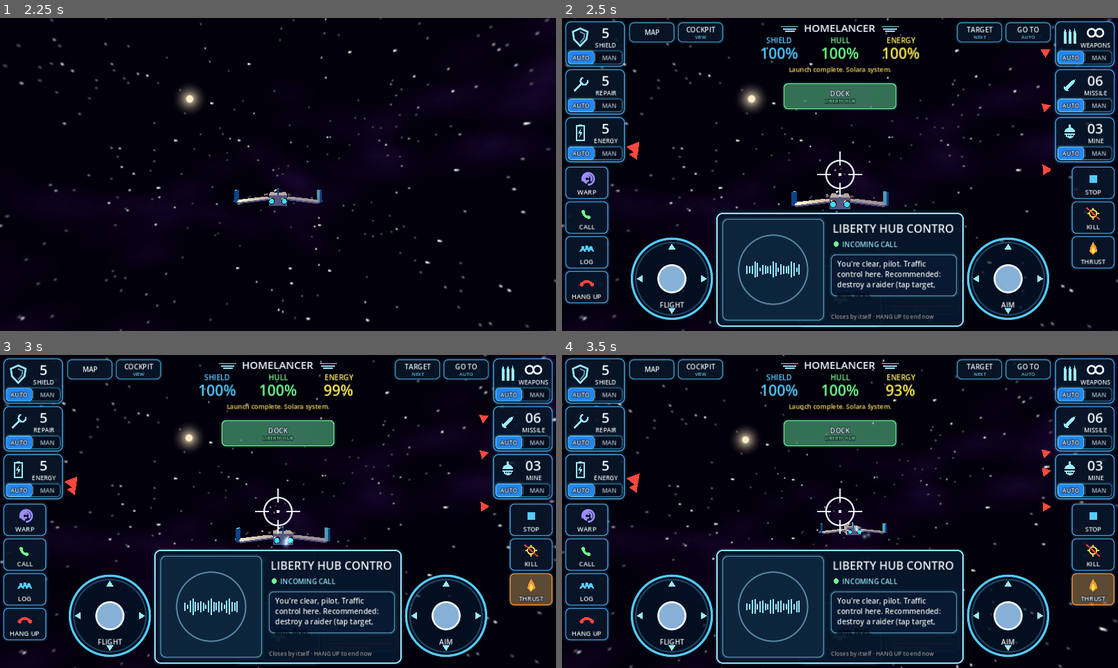
Above: before the commit, frames 1-4 (two rows, left to right).
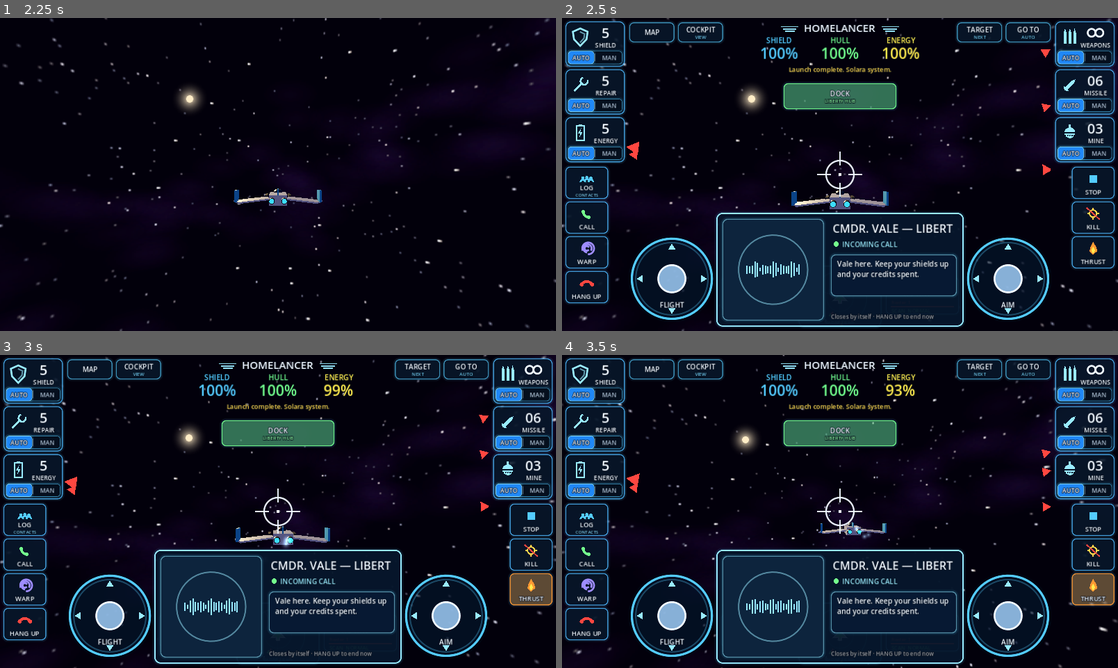
Above: after the commit, the same moments.

Repository: houawanych-pixel/homelancer-digital
Game: Godot game, scene res://main.tscn
Two runs of this game, one before a commit and one after it. Both use one fixed random seed, a clock stepped at 60 frames per second and the inputs below.
Inputs (mouse positions are in pixels of both pictures, inside the frame that each line leads up to):
- Up to frame 1 (2.25 s): click "START" at 0.5 s; move the mouse to (400, 158) at 1.27 s; hold D (strafe_right) 1.28-2 s; hold Space (fire) 1.28-2 s; click (400, 158) at 1.42 s; tap Enter at 2 s; drag from (166, 190) to (250, 237) at 2.02 s
- Up to frame 2 (2.5 s): no input
- Up to frame 3 (3 s): move the mouse to (333, 442) at 2.77 s; hold D (strafe_right) from 2.78 s (still down); hold Shift from 2.78 s (still down)
- Up to frame 4 (3.5 s): keep holding D (strafe_right); keep holding Shift; tap Space (fire) at 3.05 s

Frame 1 is identical in both runs. In frame 2, 1.5% of the frame differs, in the area x 2-71%, y 49-90%; in frame 3, 1.5%; in frame 4, 1.5%.

Commit message:
v1.2: LOG contacts pull-out, LOG/WARP swapped, characters you meet
- Left column order is now LOG, CALL, WARP, HANG UP.
- LOG slides out a CONTACTS tab: up to six people you've met with a
  portrait badge and mood (friendly / ENRAGED); tap one to call them.
- Six placeholder characters (station controllers, port master, cargo
  captain, raider and corsair leaders) join the roster as you play; enemy
  leaders become enraged after you destroy their wingmates and call you.
- CALL hails your target or the local controller directly.
- Route test 36/36 headless and in the Web build.

Co-Authored-By: Claude Opus 5.5 <noreply@anthropic.com>
Claude-Session: https://claude.ai/code/session_01FDyr11xhHYDvZm1jYzixp5

Diff:
--- a/scripts/autotest.gd
+++ b/scripts/autotest.gd
@@ -131,22 +131,22 @@
 	await _wait(0.5)
 	_check("First-person cockpit view", GS.view == "cockpit" and not s.model.visible)
 	await _shot("cockpit_view")
+	await _until(func(): return not main.hud.comms_open, 9.0) # launch call closes by itself
+	_check("Incoming call auto-closes; station controller met", not main.hud.comms_open and "vale" in GS.met)
 	_press("call")
-	await _wait(0.3)
-	var picker_ok: bool = main.hud.comms_mode == "picker" and main.hud.buttons.has("contact_0")
-	await _shot("intercom_contacts")
-	_press("contact_0")
-	await _wait(0.4)
-	_check("Intercom: call and hang up", picker_ok and main.hud.comms_mode == "talk")
+	await _wait(0.4)
+	_check("CALL talks to target/controller", main.hud.comms_mode == "talk")
 	await _shot("intercom_call")
 	_press("hangup")
-	await _wait(0.2)
-	_check("Hang up", not main.hud.comms_open)
+	_check("Hang up", not main.hud.comms_open or main.hud.comms_mode == "incoming")
 	_press("log")
-	await _wait(0.3)
-	_check("Comms log", main.hud.comms_mode == "log" and main.hud.history.size() > 0)
-	await _shot("comms_log")
-	_press("log")
+	await _wait(0.5)
+	_check("LOG pull-out contacts", main.hud.comms_mode == "roster" and main.hud.buttons.has("met_0"))
+	await _shot("contacts_tab")
+	_press("met_0")
+	await _wait(0.3)
+	_check("Call a contact from LOG", main.hud.comms_mode == "talk")
+	_press("hangup")
 	_press("mode_mine_manual")
 	var mines0 := GS.mines
 	_press("sys_mine")
@@ -197,6 +197,8 @@
 	_check("Combat: enemy destroyed", won, "kills=%d" % GS.kills)
 	_check("Credits earned", GS.credits > credits0, "%d -> %d" % [credits0, GS.credits])
 	_check("Enemy called you on the intercom", got_hail)
+	await _wait(0.5)
+	_check("Enraged raider leader joins contacts", GS.mood.get("voss", "") == "enraged")
 	_press("missile")
 	await _wait(0.3)
 	# ---- dock at station
@@ -285,6 +287,11 @@
 	await _shot("navigation_map")
 	main.navmap.visible = false
 	main._on_map_closed()
+	_press("log")
+	await _wait(0.6)
+	_check("Contacts roster grows as you meet people", GS.met.size() >= 4, "met: %s" % ", ".join(GS.met))
+	await _shot("contacts_after_vega")
+	_press("log")
 	var g2: Node3D = s.gate
 	_tp(g2.global_position + g2.global_basis.z * 180.0, g2.global_position)
 	await _wait(0.4)
--- a/scripts/data.gd
+++ b/scripts/data.gd
@@ -91,3 +91,21 @@
 	},
 }
 const SYSTEM_LINKS := [["solara", "vega"]]
+
+# ---------------------------------------------------------------- people you meet (placeholder original characters)
+# mood: friendly | neutral | enraged. Names/lines are stand-ins until the Homelancer bible assigns canon characters.
+const CHARACTERS := {
+	"vale": {"name": "Cmdr. Vale", "role": "Liberty Hub Control", "system": "solara", "color": Color(0.35, 0.8, 1.0),
+		"lines": {"friendly": ["Vale here. Keep your shields up and your credits spent.", "Liberty Hub is always open to you, pilot."]}},
+	"oduya": {"name": "Port Master Oduya", "role": "New Terra Port", "system": "solara", "color": Color(0.45, 1.0, 0.6),
+		"lines": {"friendly": ["Landing beacon's lit whenever you need it. Repairs are on the house.", "New Terra thanks you for keeping the lanes clear."]}},
+	"rennick": {"name": "Capt. Rennick", "role": "Cargo hauler Bright Margin", "system": "solara", "color": Color(1.0, 0.8, 0.4),
+		"lines": {"friendly": ["Rennick here. Appreciate the escort — raiders have been bold lately.", "If you hear of work on the Vega run, I'm hauling."]}},
+	"voss": {"name": "Scarlet Voss", "role": "Raider wing leader", "system": "solara", "color": Color(1.0, 0.3, 0.3),
+		"lines": {"enraged": ["You killed my wingmate. I'll be waiting in the belt, cadet.", "Every raider in Solara knows your ship now.", "Call me again and I'll trace the signal to your hull."]}},
+	"amari": {"name": "Chief Amari", "role": "Frontier Exchange", "system": "vega", "color": Color(1.0, 0.72, 0.35),
+		"lines": {"friendly": ["Welcome to the frontier. Out here, we pay for what you bring back.", "Corsairs run the ice field. Watch your flank."]}},
+	"kessler": {"name": "Dray Kessler", "role": "Corsair captain", "system": "vega", "color": Color(1.0, 0.35, 0.2),
+		"lines": {"enraged": ["That was my crew, Unity dog. Vega will be your grave.", "Run back through your gate while you still can.", "I've put a price on your ship. A good one."]}},
+}
+const ENEMY_LEADER := {"raider": "voss", "corsair": "kessler"}
--- a/scripts/game_state.gd
+++ b/scripts/game_state.gd
@@ -22,6 +22,8 @@
 var discovered := ["solara"]
 var last_base := "liberty_hub"
 var kills := 0
+var met: Array = [] # character ids, most recent first
+var mood := {} # id -> friendly | neutral | enraged
 var god_mode := false # only used by the automated route test
 
 func ship() -> Dictionary: return Data.SHIPS[ship_id]
@@ -31,6 +33,15 @@
 func max_missiles() -> int: return int(ship()["missiles"])
 func max_mines() -> int: return int(ship()["mines"])
 func is_auto(id: String) -> bool: return modes.get(id, "auto") == "auto"
+
+## Adds a character to the contacts roster (or updates their mood). Returns true the first time.
+func meet(id: String, m := "friendly") -> bool:
+	var first := not (id in met)
+	met.erase(id)
+	met.push_front(id)
+	mood[id] = m
+	changed.emit()
+	return first
 
 func restore_full() -> void:
 	hull = max_hull()
--- a/scripts/hud.gd
+++ b/scripts/hud.gd
@@ -41,6 +41,7 @@
 var comms_timer := 0.0
 var contacts: Array = []
 var history: Array = [] # recent messages and calls for LOG
+var roster_t := 1.0 # pull-out animation
 var S := Vector2(1280, 720)
 var stick_r := 92.0
 var col_w := 140.0
@@ -83,9 +84,16 @@
 	comms_hostile = false
 
 func open_log() -> void:
+	# LOG = pull-out tab of the people you've met; tap one to call them
 	comms_open = true
-	comms_mode = "log"
+	comms_mode = "roster"
 	comms_hostile = false
+	roster_t = 0.0
+
+func roster_rect() -> Rect2:
+	var w := minf(400.0, S.x * 0.34)
+	var slide := (1.0 - ease(roster_t, 0.4)) * w * 0.35 # slides out from the left column
+	return Rect2(col_w + 14 - slide, 64, w, S.y - 64 - 170)
 
 func close_comms() -> void:
 	comms_open = false
@@ -127,7 +135,7 @@
 		buttons["mode_%s_manual" % id] = Rect2(r.position.x + r.size.x * 0.5 + 2, r.end.y - 36, r.size.x * 0.5 - 8, 30)
 	var sq := Vector2(col_w * 0.72, 74)
 	var y0 := 8 + 3 * (card_h + gap) + 4
-	var lids := ["warp", "call", "log", "hangup"]
+	var lids := ["log", "call", "warp", "hangup"]
 	for k in lids.size(): buttons[lids[k]] = Rect2(Vector2(8, y0 + k * (sq.y + 6)), sq)
 	var rids := ["stop", "kill", "thrust"]
 	for k in rids.size(): buttons[rids[k]] = Rect2(Vector2(S.x - 8 - sq.x, y0 + k * (sq.y + 6)), sq)
@@ -141,10 +149,12 @@
 		var db := Rect2(S.x * 0.5 - 130, 150, 260, 60)
 		if space.dock_candidate() != null: buttons["dock"] = db
 		elif space.gate_in_range(): buttons["jump"] = db
-	if comms_open and comms_mode == "picker":
-		var cp := _comms_rect()
-		for k in contacts.size():
-			buttons["contact_%d" % k] = Rect2(cp.position.x + 20, cp.position.y + 64 + k * 56, cp.size.x - 40, 48)
+	if comms_open and comms_mode == "roster":
+		var rr := roster_rect()
+		var rows := mini(GS.met.size(), 6)
+		var rh := minf(64.0, (rr.size.y - 110) / 6.0 - 4.0)
+		for k in rows:
+			buttons["met_%d" % k] = Rect2(rr.position.x + 10, rr.position.y + 50 + k * (rh + 4), rr.size.x - 20, rh)
 
 # ---------------------------------------------------------------- input
 func _input(e: InputEvent) -> void:
@@ -159,7 +169,10 @@
 					if id != "sys_guns" and id != "thrust": pressed.emit(id)
 					get_viewport().set_input_as_handled()
 					return
-			if comms_open and _comms_rect().has_point(e.position):
+			if comms_open and comms_mode == "roster" and roster_rect().has_point(e.position):
+				owners[e.index] = "comms_body"
+				return
+			if comms_open and comms_mode != "roster" and _comms_rect().has_point(e.position):
 				owners[e.index] = "comms_body"
 				return
 			if e.position.y > S.y * 0.35 and e.position.x > col_w + 10 and e.position.x < S.x - col_w - 10:
@@ -198,6 +211,7 @@
 	space.aim = a * a.length()
 	space.fire_held = held.has("sys_guns") or Input.is_action_pressed("fire")
 	space.thrust_held = held.has("thrust") or Input.is_key_pressed(KEY_SHIFT)
+	if comms_mode == "roster": roster_t = minf(1.0, roster_t + dt * 5.0)
 	if comms_mode == "incoming":
 		comms_timer -= dt
 		if comms_timer <= 0.0: close_comms()
@@ -465,8 +479,8 @@
 	if space.warp_state == "charging":
 		var wr: Rect2 = buttons["warp"]
 		draw_rect(Rect2(wr.position + Vector2(6, wr.size.y - 4), Vector2((wr.size.x - 12) * space.warp_t / Data.WARP_CHARGE, 3)), Color(0.8, 0.75, 1.0))
-	_square("call", "CALL", comms_mode == "picker", GREEN)
-	_square("log", "LOG", comms_mode == "log", CYAN)
+	_square("call", "CALL", comms_mode == "talk", GREEN)
+	_square("log", "LOG", comms_mode == "roster", CYAN, "CONTACTS")
 	_square("hangup", "HANG UP", false, RED)
 	_square("stop", "STOP", space.braking, CYAN)
 	_square("kill", "KILL", space.engine_kill, GOLD, "DRIFTING" if space.engine_kill else "")
@@ -580,23 +594,14 @@
 
 # ---------------------------------------------------------------- intercom panel
 func _comms() -> void:
+	if comms_mode == "roster":
+		_roster()
+		return
 	var r := _comms_rect()
 	var accent := RED if comms_hostile else CYAN_HI
 	_box(r, Color(0.02, 0.08, 0.16, 0.94), accent, 14, 3)
-	if comms_mode == "picker":
-		_text(r.position + Vector2(20, 40), "INTERCOM — WHO DO YOU WANT TO CALL?", 20, WHITE)
-		for k in contacts.size():
-			var br: Rect2 = buttons["contact_%d" % k]
-			var hostile: bool = contacts[k][2]
-			_box(br, Color(0.05, 0.15, 0.26, 1.0), Color(RED if hostile else GREEN, 0.85), 10, 2)
-			_text(br.position + Vector2(16, 31), contacts[k][0], 19, WHITE)
-			_text(br.position + Vector2(0, 31), contacts[k][1], 13, Color(RED if hostile else GREEN, 0.9), HORIZONTAL_ALIGNMENT_RIGHT, br.size.x - 14)
-		_text(Vector2(r.position.x, r.end.y - 14), "Tap a name · HANG UP to close", 13, Color(1, 1, 1, 0.6), HORIZONTAL_ALIGNMENT_CENTER, r.size.x)
-		return
-	if comms_mode == "log":
-		_text(r.position + Vector2(20, 38), "COMMS LOG", 20, WHITE)
-		for k in mini(history.size(), 7):
-			_text(r.position + Vector2(20, 68 + k * 24), history[k], 14, Color(1, 1, 1, 1.0 - k * 0.1), HORIZONTAL_ALIGNMENT_LEFT, r.size.x - 40)
+	if comms_mode == "roster":
+		_roster()
 		return
 	var card := Rect2(r.position + Vector2(14, 14), Vector2(r.size.y - 28, r.size.y - 28))
 	_box(card, Color(0.18, 0.04, 0.05, 1.0) if comms_hostile else Color(0.05, 0.14, 0.24, 1.0), Color(accent, 0.5), 12, 2)
@@ -621,3 +626,38 @@
 
 func _dist(d: float) -> String:
 	return "%.1f km" % (d / 1000.0) if d >= 1000.0 else "%d m" % int(d)
+
+## LOG pull-out: everyone you've met, with their mood; tap to call. Recent messages underneath.
+func _roster() -> void:
+	var r := roster_rect()
+	_box(r, Color(0.02, 0.07, 0.14, 0.96), CYAN_HI, 12, 3)
+	# pull tab on the edge
+	var tab := Rect2(r.end.x - 2, r.position.y + 20, 16, 60)
+	_box(tab, Color(0.05, 0.16, 0.28, 1.0), CYAN_HI, 5, 2)
+	_text(r.position + Vector2(16, 32), "CONTACTS", 20, WHITE)
+	_text(r.position + Vector2(0, 32), "TAP TO CALL", 12, CYAN_HI, HORIZONTAL_ALIGNMENT_RIGHT, r.size.x - 16)
+	if GS.met.is_empty():
+		_text(r.position + Vector2(16, 80), "Nobody yet — people you meet appear here.", 14, Color(1, 1, 1, 0.7))
+	for k in mini(GS.met.size(), 6):
+		var id: String = GS.met[k]
+		var c: Dictionary = Data.CHARACTERS[id]
+		var br: Rect2 = buttons["met_%d" % k]
+		var m: String = GS.mood.get(id, "neutral")
+		var mc: Color = {"friendly": GREEN, "neutral": CYAN_HI, "enraged": RED}[m]
+		var down := held.has("met_%d" % k)
+		_box(br, Color(mc, 0.25) if down else Color(0.05, 0.13, 0.23, 1.0), Color(mc, 0.8), 10, 2)
+		# portrait placeholder: coloured badge with initials
+		var pc := br.position + Vector2(br.size.y * 0.5 + 4, br.size.y * 0.5)
+		draw_circle(pc, br.size.y * 0.38, Color(c["color"], 0.9))
+		draw_arc(pc, br.size.y * 0.38, 0, TAU, 32, WHITE, 2.0, true)
+		var parts: PackedStringArray = (c["name"] as String).replace(".", "").split(" ")
+		var ini := (parts[0].substr(0, 1) + parts[parts.size() - 1].substr(0, 1)).to_upper()
+		_text(pc + Vector2(-20, 6), ini, 15, Color(0.02, 0.05, 0.1), HORIZONTAL_ALIGNMENT_CENTER, 40)
+		var tx := br.position.x + br.size.y + 12
+		_text(Vector2(tx, br.position.y + br.size.y * 0.45), c["name"], 17, WHITE)
+		_text(Vector2(tx, br.position.y + br.size.y * 0.45 + 18), c["role"], 12, Color(0.8, 0.88, 0.95))
+		_text(Vector2(br.position.x, br.position.y + br.size.y * 0.45), m.to_upper(), 12, mc, HORIZONTAL_ALIGNMENT_RIGHT, br.size.x - 12)
+	var y := r.end.y - 44
+	_text(Vector2(r.position.x + 16, y), "RECENT", 11, CYAN_HI)
+	for k in mini(history.size(), 2):
+		_text(Vector2(r.position.x + 16, y + 16 + k * 14), history[k], 11, Color(1, 1, 1, 0.7), HORIZONTAL_ALIGNMENT_LEFT, r.size.x - 32)
--- a/scripts/main.gd
+++ b/scripts/main.gd
@@ -142,7 +142,7 @@
 	space.player_destroyed.connect(_on_destroyed)
 	space.message.connect(func(t): hud.flash_message(t))
 	space.system_used.connect(func(sid, txt): hud.flash_message(txt); hud.pulse(sid))
-	space.hail.connect(func(from, line, hostile): if not hud.comms_open or hud.comms_mode == "incoming": hud.open_comms(from, line, "incoming", hostile))
+	space.hail.connect(_on_hail)
 	hud.space = space
 
 func _on_gs_changed() -> void:
@@ -155,7 +155,13 @@
 		var t := Time.get_ticks_msec() / 1000.0
 		space.cam.global_position = space.station.global_position + Vector3(cos(t * 0.08) * 330, 90, sin(t * 0.08) * 330)
 		space.cam.look_at(space.station.global_position, Vector3.UP)
-	if state == "flight": hud.objective = _objective()
+	if state == "flight":
+		hud.objective = _objective()
+		if not ("rennick" in GS.met) and GS.system_id == "solara" and not hud.comms_open:
+			for tr in space.traffic:
+				if tr["node"].global_position.distance_to(space.player.global_position) < 600.0:
+					_meet("rennick", "friendly")
+					break
 	_web_state()
 
 var _web_t := 0.0
@@ -228,10 +234,9 @@
 				"cancelled": hud.flash_message("Warp charge cancelled.")
 				"off": hud.flash_message("Dropped out of warp. Weapons unlocked.")
 		"call":
-			_contact_list = _contacts()
-			hud.open_picker(_contact_list)
+			_call_target()
 		"log":
-			if hud.comms_mode == "log": hud.close_comms()
+			if hud.comms_mode == "roster": hud.close_comms()
 			else: hud.open_log()
 		"hangup":
 			if hud.comms_open:
@@ -253,33 +258,39 @@
 		"jump":
 			if space.gate_in_range(): jump()
 		_:
-			if id.begins_with("contact_"):
-				var k := int(id.substr(8))
-				if k < _contact_list.size(): _place_call(_contact_list[k])
-
-var _contact_list: Array = []
-## People you can call from the intercom: local control, the planet port, and whatever you have targeted.
-func _contacts() -> Array:
-	var out: Array = []
-	out.append([space.sys["station"]["name"] + " Control", "STATION", false, "station"])
-	out.append([space.sys["planet"]["name"] + " Port", "PLANET", false, "planet"])
+			if id.begins_with("met_"):
+				var k := int(id.substr(4))
+				if k < GS.met.size(): call_character(GS.met[k])
+
+## CALL: hail whatever you have targeted, otherwise the local station controller.
+func _call_target() -> void:
 	var tgt: Node3D = space.target
 	if tgt and is_instance_valid(tgt) and tgt.get_meta("kind", "") == "enemy":
-		out.append([tgt.name + " pilot", "HOSTILE · TARGET", true, "enemy"])
-	else:
-		for tr in space.traffic:
-			out.append([tr["node"].name, "CARGO SHIP", false, "cargo"])
-			break
-	return out
-
-func _place_call(c: Array) -> void:
-	var line := ""
-	match c[3]:
-		"station": line = _comms_line()
-		"planet": line = "Port Authority here. Landing beacon is lit — fly into the green ring and hit DOCK. Repairs are free for Unity pilots."
-		"enemy": line = space.TAUNTS[randi() % space.TAUNTS.size()]
-		"cargo": line = "Cargo run to %s. Appreciate the company out here, pilot — raiders have been bold lately." % space.sys["planet"]["name"]
-	hud.open_comms(c[0], line, "talk", c[2])
+		var leader: String = Data.ENEMY_LEADER[space.sys["enemy"]]
+		if leader in GS.met: call_character(leader)
+		else: hud.open_comms(tgt.name + " pilot", space.TAUNTS[randi() % space.TAUNTS.size()], "talk", true)
+		return
+	if tgt and is_instance_valid(tgt) and tgt == space.planet and GS.system_id == "solara":
+		call_character("oduya")
+		return
+	for tr in space.traffic:
+		if tgt == tr["node"]:
+			call_character("rennick")
+			return
+	call_character("vale" if GS.system_id == "solara" else "amari")
+
+func call_character(id: String, incoming := false) -> void:
+	var c: Dictionary = Data.CHARACTERS[id]
+	if not (id in GS.met): GS.meet(id, "enraged" if c["lines"].has("enraged") else "friendly")
+	var m: String = GS.mood.get(id, "friendly")
+	var pool: Array = c["lines"].get(m, c["lines"].values()[0])
+	var line: String = pool[randi() % pool.size()]
+	if (id == "vale" or id == "amari") and not incoming: line = _comms_line()
+	hud.open_comms("%s — %s" % [c["name"], c["role"]], line, "incoming" if incoming else "talk", m == "enraged")
+
+## First meetings: they join the LOG roster and usually call you.
+func _meet(id: String, m: String, call := true) -> void:
+	if GS.meet(id, m) and call: call_character(id, true)
 
 func _comms_line() -> String:
 	var n := space.hostiles_near(900.0)
@@ -315,10 +326,18 @@
 		space.autopilot = null
 		hud.flash_message("Autopilot off.")
 
+func _on_hail(from: String, line: String, hostile: bool) -> void:
+	if hud.comms_open and hud.comms_mode != "incoming": return
+	var leader: String = Data.ENEMY_LEADER[space.sys["enemy"]]
+	if hostile and leader in GS.met: call_character(leader, true)
+	else: hud.open_comms(from, line, "incoming", hostile)
+
 func _on_kill(reward: int, who: String) -> void:
 	GS.kills += 1
 	GS.add_credits(reward)
 	hud.flash_message("%s destroyed. +%d credits." % [who, reward])
+	var leader: String = Data.ENEMY_LEADER[space.sys["enemy"]]
+	if not (leader in GS.met): _meet.call_deferred(leader, "enraged")
 
 # ---------------------------------------------------------------- docking / hub / launch
 func dock(n: Node3D) -> void:
@@ -345,6 +364,8 @@
 	GS.restore_full()
 	GS.last_base = info["id"]
 	visited[info["id"]] = true
+	if info["id"] == "new_terra": GS.meet("oduya", "friendly")
+	if info["id"] == "frontier_exchange": GS.meet("amari", "friendly")
 	if info["id"] == "liberty_hub" and GS.kills > 0: visited["liberty_hub_2"] = true
 	hub.open(info)
 	state = "hub"
@@ -403,7 +424,9 @@
 	hud.visible = true
 	state = "flight"
 	hud.flash_message("Launch complete. %s system." % Data.SYSTEMS[GS.system_id]["name"])
-	hud.open_comms(space.sys["station"]["name"] + " Control", "You're clear, pilot. " + _comms_line(), "incoming")
+	var ctl := "vale" if GS.system_id == "solara" else "amari"
+	if ctl in GS.met: hud.open_comms("%s — %s" % [Data.CHARACTERS[ctl]["name"], Data.CHARACTERS[ctl]["role"]], "You're clear, pilot. " + _comms_line(), "incoming")
+	else: _meet(ctl, "friendly")
 
 # ---------------------------------------------------------------- jump gates
 func jump() -> void:
Not shown, changed: README.md
